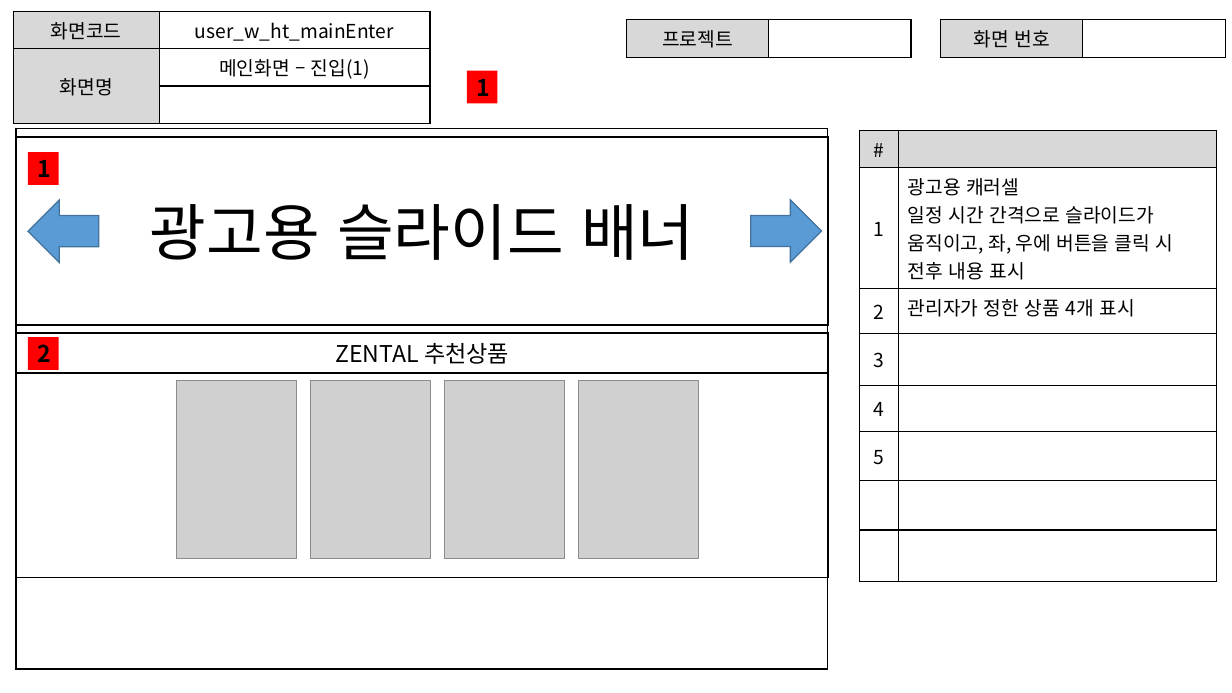
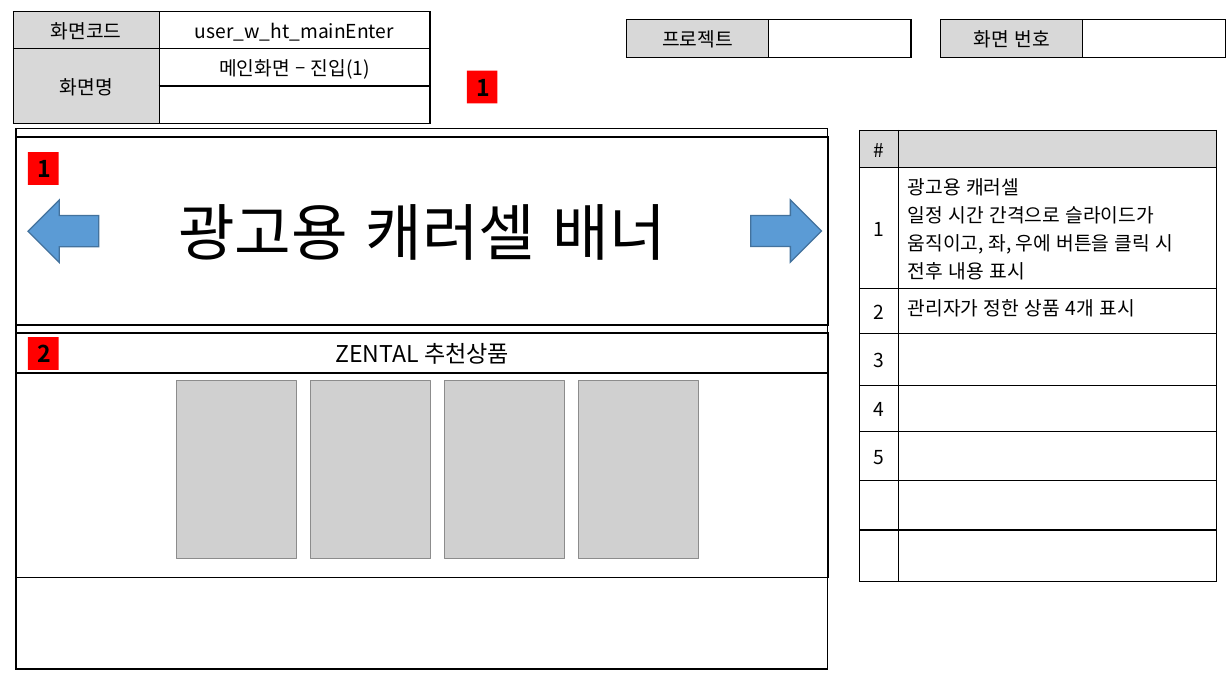
Before and after one commit to ezenteam2/RentalEquip, a slide deck: slide 4 of 0 발표용 파워포인트/project04 - 파워포인트 종합 - 현태.pptx. Drawn at 1232x693 pixels with LibreOffice and Linux fonts; fonts in the diff are those of the drawing; grey boxes stand for pictures. Boxes give left, top, right and bottom in pixels: in the first picture for what was removed or moved away, otherwise in the second. Text is boxed around its words. In the diff, an @@ line names an element or a change of style, - is before the commit and + after.

```diff
--- a/0 발표용 파워포인트/project04 - 파워포인트 종합 - 현태.pptx
+++ b/0 발표용 파워포인트/project04 - 파워포인트 종합 - 현태.pptx
@@ text in rectangle at <box>178,204,666,260</box>: text changed @@
-광고용 슬라이드 배너
+광고용 캐러셀 배너
```
Also in this commit, not shown: 2 other files.
